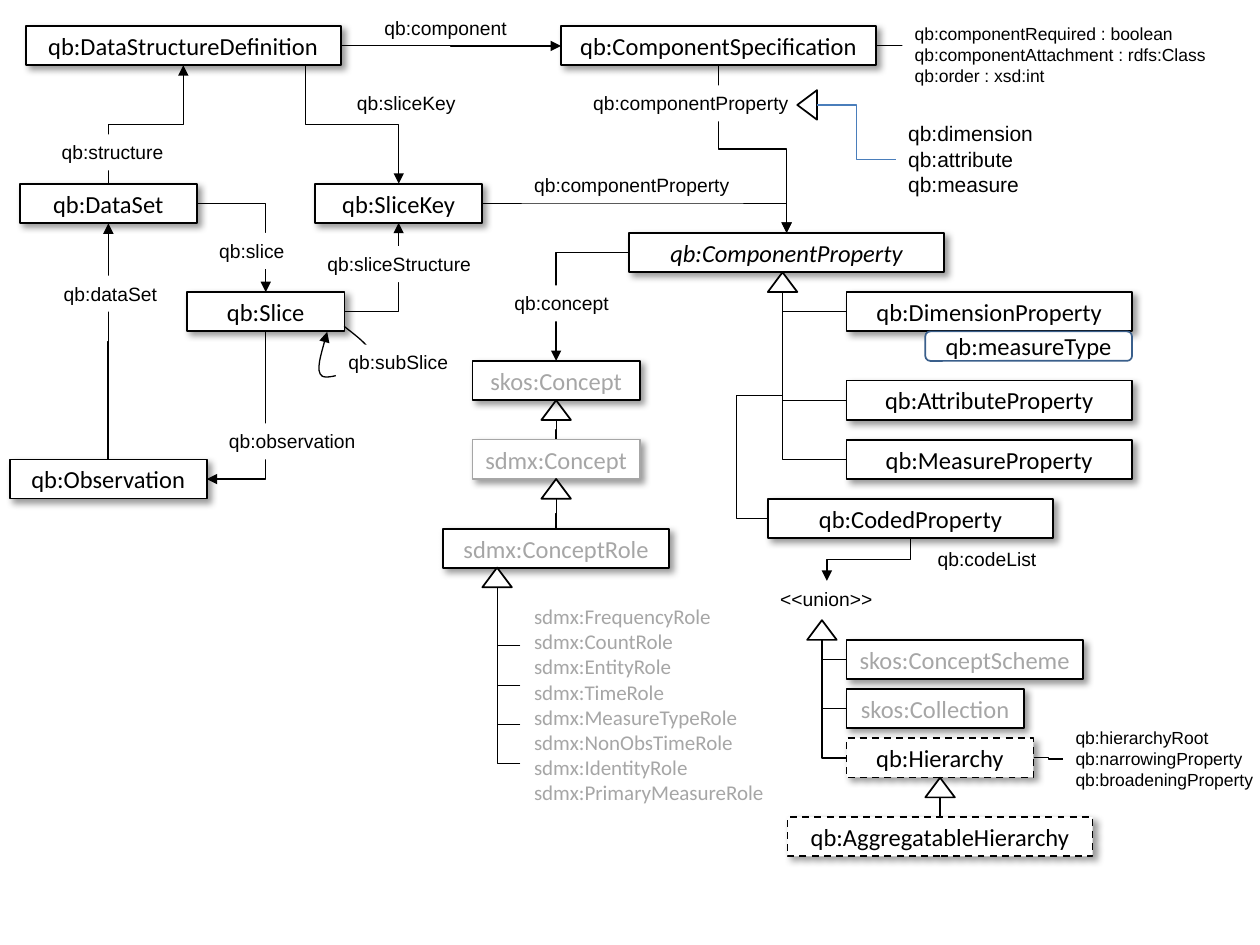
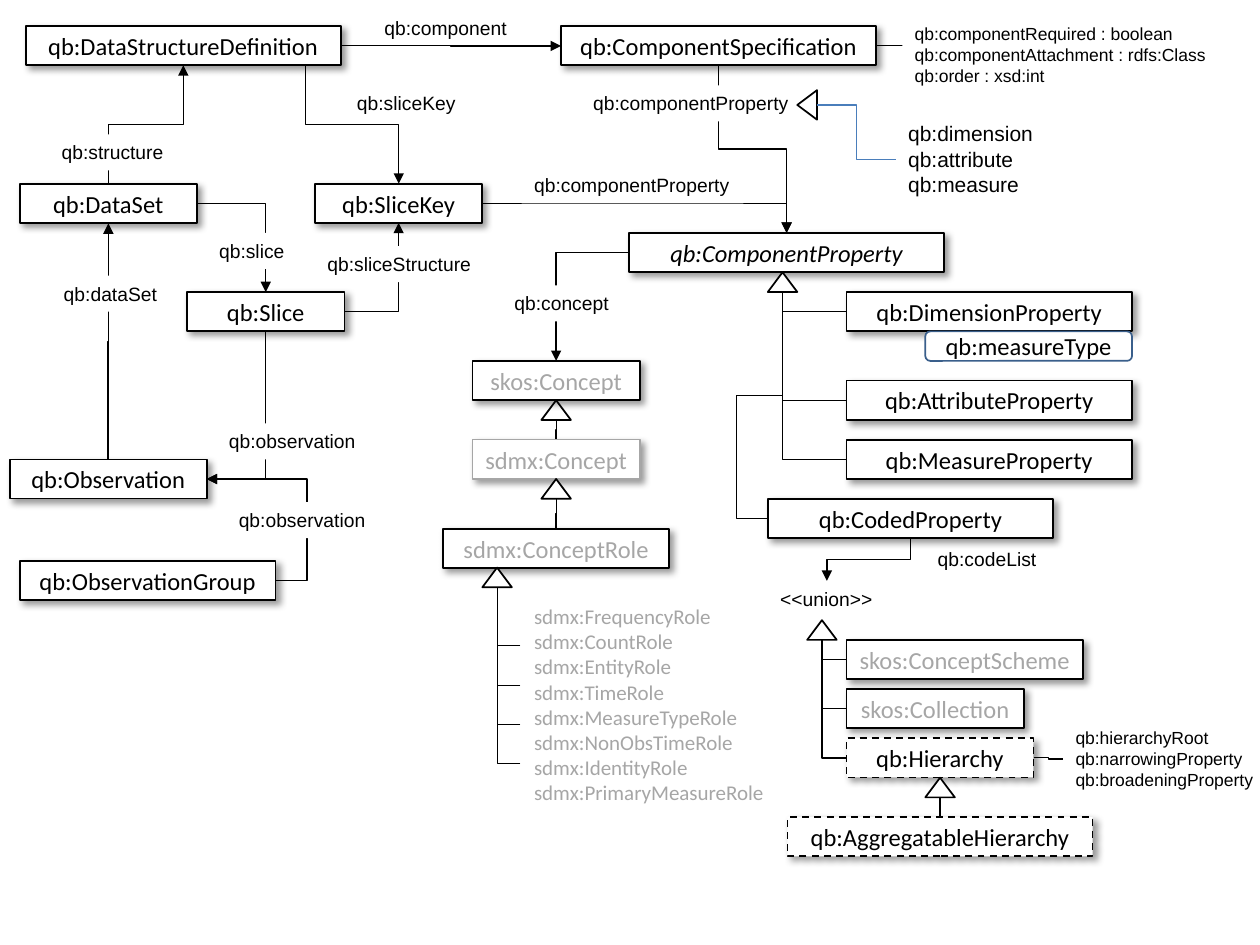
Before and after one commit to Letractively/publishing-statistical-data, a slide deck: slide 1 of specs/src/main/html/qb-fig1-proposed.pptx. Drawn at 1260x945 pixels with LibreOffice and Linux fonts; fonts in the diff are those of the drawing. Boxes give left, top, right and bottom in pixels: in the first picture for what was removed or moved away, otherwise in the second. Text is boxed around its words. In the diff, an @@ line names an element or a change of style, - is before the commit and + after.

Commit message:
Adding qb:ObservationGroup

```diff
--- a/specs/src/main/html/qb-fig1-proposed.pptx
+++ b/specs/src/main/html/qb-fig1-proposed.pptx
@@ freeform shape removed at [315, 326, 374, 381] @@
@@ text removed at [348, 355, 448, 373] @@
-qb:subSlice
@@ elbow arrow added from (276, 581) to (207, 479), #000000 0.75 pt @@
@@ text added at [239, 513, 365, 531], 11 pt, text #000000 @@
+qb:observation
@@ rectangle added at [20, 561, 276, 600], fill #FFFFFF, outline #000000 0.99 pt, 14 pt, text #000000 @@
+qb:ObservationGroup
```
Also in this commit, not shown: 3 other files.
